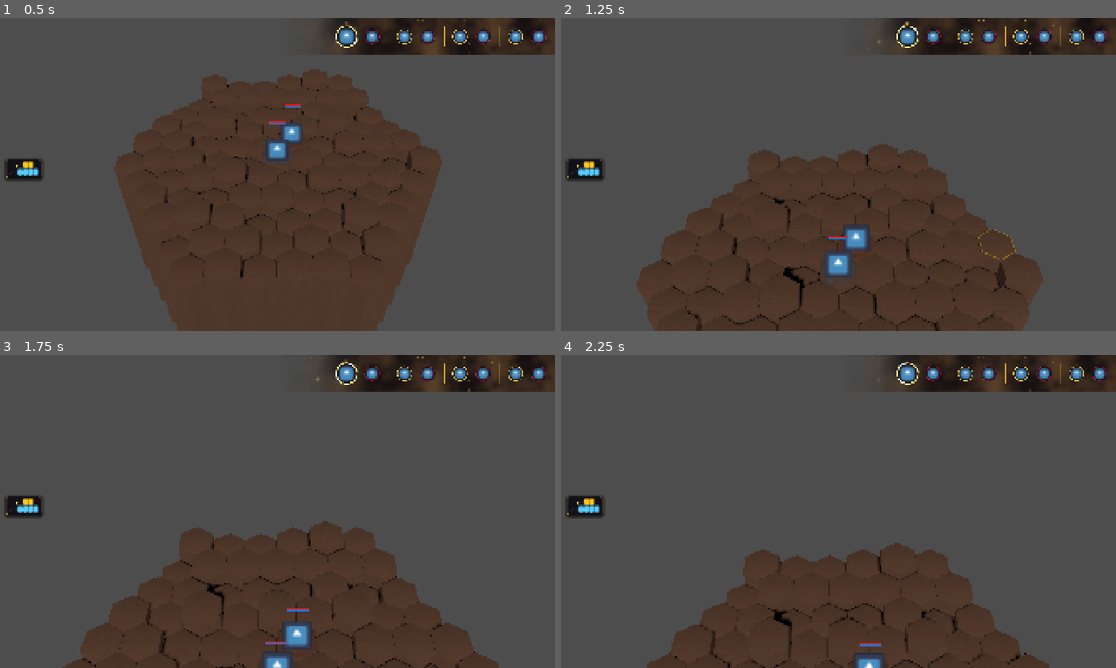
Above: before the commit, frames 1-4 (two rows, left to right).
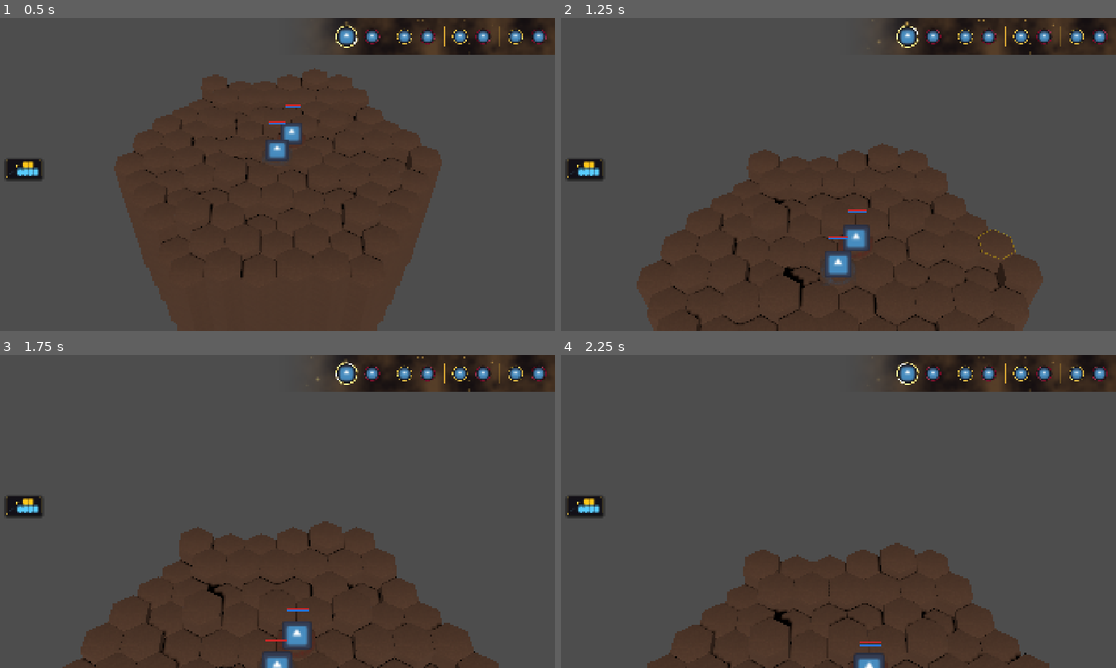
Above: after the commit, the same moments.

Repository: Kobraxos/Mythologia
Game: Godot game, scene res://levels/test_room/test_level.tscn
Two runs of this game, one before a commit and one after it. Both use one fixed random seed, a clock stepped at 60 frames per second and the inputs below. The project has no main scene, so this scene is started directly. The engine's default icon, where the game draws it, is replaced by a stand-in: a white triangle on a blue panel in a dark square.
Inputs (mouse positions are in pixels of both pictures, inside the frame that each line leads up to):
- Up to frame 1 (0.5 s): no input
- Up to frame 2 (1.25 s): tap Enter at 0.5 s; move the mouse to (960, 158) at 0.52 s; hold Up (ui_up) from 0.53 s (still down); tap S (camera_backward) at 0.6 s
- Up to frame 3 (1.75 s): move the mouse to (166, 527) at 1.27 s; release Up (ui_up) at 1.28 s; tap W (camera_forward) at 1.35 s
- Up to frame 4 (2.25 s): move the mouse to (894, 442) at 2.02 s; hold Up (ui_up) from 2.03 s (still down); tap A (camera_left) at 2.1 s

Frame 1 is identical in both runs. In frame 2, less than 0.1% of the frame differs, in the area x 51-56%, y 61-63%; in frame 3, less than 0.1%, in the area x 47-52%, y 90-93%; in frame 4, less than 0.1%.

Commit message:
feat: implement turn-based stun mechanics, visual feedback, and timeline management in turn and combat systems

Diff:
--- a/core/autoloads/turn_events.gd
+++ b/core/autoloads/turn_events.gd
@@ -26,3 +26,8 @@
 ## queue: La liste des unités.
 ## round_breaks: Une liste d'indices indiquant APRES quel portrait un nouveau round commence.
 signal timeline_updated(queue: Array[Unit], round_breaks: Array[int])
+
+@warning_ignore("unused_signal")
+## Émis lorsqu'une unité perd son tour à cause d'un étourdissement (Stun).
+## Permet à l'UI d'afficher un feedback visuel avant le passage automatique au tour suivant.
+signal turn_skipped_stun(unit: Unit)
--- /dev/null
+++ b/create_test_status.gd
@@ -0,0 +1,35 @@
+@tool
+extends SceneTree
+
+func _init():
+	var status = StatusEffectData.new()
+	status.id = &"test_stun"
+	status.effect_name = "Eblouissement Divin"
+	status.description = "Etourdi par la lumiere. Ne peut pas agir au prochain tour."
+	status.type = StatusEffectData.EffectType.DEBUFF
+	status.duration_in_turns = 1
+	status.merge_strategy = StatusEffectData.MergeStrategy.REPLACE
+	status.is_stunned = true
+
+	DirAccess.make_dir_absolute("res://data/statuses")
+	ResourceSaver.save(status, "res://data/statuses/test_stun_status.tres")
+
+	var payload = SkillEffectPayload.new()
+	payload.target = SkillEffectPayload.PayloadTarget.MAIN_TARGET
+	payload.application_chance = 1.0
+	payload.condition = SkillEffectPayload.TriggerCondition.ALWAYS
+	payload.status_effect = status
+
+	DirAccess.make_dir_absolute("res://data/skills/payloads")
+	ResourceSaver.save(payload, "res://data/skills/payloads/rayon_solaire_stun_payload.tres")
+
+	var rayon_solaire: SkillData = load("res://data/skills/attacks/rayon_solaire.tres")
+	if rayon_solaire:
+		rayon_solaire.effect_payloads.clear()
+		rayon_solaire.effect_payloads.append(payload)
+		ResourceSaver.save(rayon_solaire, "res://data/skills/attacks/rayon_solaire.tres")
+		print("Successfully created status, payload, and updated Rayon Solaire.")
+	else:
+		print("Failed to load rayon_solaire.tres")
+
+	quit()
--- a/data/skills/attacks/rayon_solaire.tres
+++ b/data/skills/attacks/rayon_solaire.tres
@@ -2,6 +2,7 @@
 
 [ext_resource type="Script" uid="uid://ceno6dy3f25l0" path="res://data/skills/skill_effect_payload.gd" id="1_0acep"]
 [ext_resource type="Script" uid="uid://eceh4kcvv4yn" path="res://data/skills/skill_data.gd" id="1_skdata"]
+[ext_resource type="Resource" uid="uid://asdfghjkl345" path="res://data/skills/payloads/rayon_solaire_stun_payload.tres" id="2_payload"]
 
 [resource]
 script = ExtResource("1_skdata")
@@ -22,3 +23,4 @@
 skill_element = 7
 mythic_damage_multiplier = 1.5
 knockback_distance = 4
+effect_payloads = Array[ExtResource("1_0acep")]([ExtResource("2_payload")])
--- /dev/null
+++ b/data/skills/payloads/rayon_solaire_stun_payload.tres
@@ -0,0 +1,12 @@
+[gd_resource type="Resource" script_class="SkillEffectPayload" format=3 uid="uid://sdfghjkl345"]
+
+[ext_resource type="Script" uid="uid://ceno6dy3f25l0" path="res://data/skills/skill_effect_payload.gd" id="1_script"]
+[ext_resource type="Resource" uid="uid://cqwertyuiop12" path="res://data/statuses/test_stun_status.tres" id="2_status"]
+
+[resource]
+script = ExtResource("1_script")
+target = 0
+application_chance = 1.0
+condition = 0
+required_status_id = &""
+status_effect = ExtResource("2_status")
--- /dev/null
+++ b/data/statuses/test_stun_status.tres
@@ -0,0 +1,27 @@
+[gd_resource type="Resource" script_class="StatusEffectData" format=3 uid="uid://cqwertyuiop12"]
+
+[ext_resource type="Script" path="res://data/statuses/status_effect_data.gd" id="1_script"]
+
+[resource]
+script = ExtResource("1_script")
+id = &"test_stun"
+effect_name = "Éblouissement Divin"
+description = "Étourdi par le rayon. Ne peut pas agir au prochain tour."
+type = 1
+duration_in_turns = 1
+merge_strategy = 2
+is_dispellable = true
+is_untargetable = false
+activation_condition = 0
+stat_scaling = 0
+modifiers = []
+is_stunned = true
+is_rooted = false
+is_silenced = false
+is_disarmed = false
+damage_per_turn = 0
+healing_per_turn = 0
+dot_element = 0
+triggers = []
+prevents_death = false
+set_health_on_prevent = 1
--- a/entities/components/health_component.gd
+++ b/entities/components/health_component.gd
@@ -21,7 +21,20 @@
 		return
 
 	_current_health -= amount
+
 	if _current_health <= 0:
+		# AAA : Vérification de la prévention de mort AVANT de déclarer le décès.
+		# Le composant interroge son parent (l'Unité) via duck-typing.
+		var parent: Node = get_parent()
+		if parent and parent.get("status_receiver") != null:
+			var sr: StatusReceiverComponent = parent.status_receiver
+			var prevent_data: StatusEffectData = sr.consume_death_prevent()
+			if prevent_data:
+				# Le bouclier est consommé — l'unité survit à la valeur configurée.
+				_current_health = clampi(prevent_data.set_health_on_prevent, 1, _stats.max_health)
+				health_changed.emit(_current_health, _stats.max_health)
+				return # Mort évitée, on s'arrête ici.
+
 		_current_health = 0
 		_is_dead = true
 
--- a/entities/components/skill_caster_component.gd
+++ b/entities/components/skill_caster_component.gd
@@ -27,6 +27,13 @@
 	if _cooldowns.get(skill, 0) > 0:
 		return false # Sort en récupération
 
+	# CC Guard : Un stun ou un silence bloque le lancement de sorts.
+	var parent: Node = get_parent()
+	if parent and parent.get("status_receiver") != null:
+		var sr: StatusReceiverComponent = parent.status_receiver
+		if sr.is_stunned() or sr.is_silenced():
+			return false
+
 	if action_economy:
 		if not action_economy.has_enough_ap(skill.ap_cost):
 			return false # PA insuffisants
--- a/entities/components/status_receiver_component.gd
+++ b/entities/components/status_receiver_component.gd
@@ -1,5 +1,9 @@
 class_name StatusReceiverComponent
 extends Node
+
+## Autorité unique sur les statuts actifs d'une unité.
+## Gère l'application (avec MergeStrategy), le tick de durée, les DoT/HoT,
+## la prévention de mort, et expose l'API de Crowd Control pour les systèmes extérieurs.
 
 # SIGNALS
 signal status_applied(status: StatusEffectData)
@@ -10,7 +14,7 @@
 @export var stat_manager: StatManagerComponent
 @export var health_component: HealthComponent
 
-# CLASSES
+# INNER CLASS
 class ActiveStatus extends RefCounted:
 	var data: StatusEffectData
 	var remaining_turns: int
@@ -23,23 +27,87 @@
 # PRIVATE VARIABLES
 var _active_statuses: Array[ActiveStatus] = []
 
-# PUBLIC FUNCTIONS
+# ─────────────────────────────────────────────
+# PUBLIC API — Application
+# ─────────────────────────────────────────────
+
 func apply_status(status_data: StatusEffectData) -> void:
 	if not status_data:
 		return
 
-	var new_status: ActiveStatus = ActiveStatus.new(status_data)
+	# MergeStrategy : si le statut possède un ID unique, on cherche un doublon
+	if status_data.id != &"":
+		for i: int in range(_active_statuses.size()):
+			var existing: ActiveStatus = _active_statuses[i]
+			if existing.data.id == status_data.id:
+				_apply_merge_strategy(existing, status_data, i)
+				return
 
-	# Si le statut a des altérations de statistiques, on les injecte et on garde la trace (Les IDs).
-	if stat_manager:
-		for mod_data: StatusModifierData in status_data.modifiers:
-			var mod_id: int = stat_manager.add_modifier(mod_data.stat, mod_data.type, mod_data.value)
-			new_status.modifier_ids.append(mod_id)
+	# Aucun doublon trouvé → application fraîche
+	_apply_new_status(status_data)
 
-	_active_statuses.append(new_status)
-	status_applied.emit(status_data)
+func clear_all_statuses() -> void:
+	for i: int in range(_active_statuses.size() - 1, -1, -1):
+		_remove_status_at(i)
 
-## TICK ORDER (DÉBUT) : Déclenche les DoT et HoT (Poison, Régénération) avant l'action du joueur.
+## Consomme et retourne le premier statut de prévention de mort trouvé.
+## Appelé par HealthComponent juste avant de déclarer la mort de l'unité.
+func consume_death_prevent() -> StatusEffectData:
+	for i: int in range(_active_statuses.size() - 1, -1, -1):
+		if _active_statuses[i].data.prevents_death:
+			var data: StatusEffectData = _active_statuses[i].data
+			_remove_status_at(i)
+			return data
+	return null
+
+# ─────────────────────────────────────────────
+# PUBLIC API — Crowd Control (Query)
+# ─────────────────────────────────────────────
+
+## Retourne vrai si au moins un statut actif empêche toute action.
+func is_stunned() -> bool:
+	for s: ActiveStatus in _active_statuses:
+		if s.data.is_stunned:
+			return true
+	return false
+
+## Retourne vrai si au moins un statut actif empêche le déplacement.
+func is_rooted() -> bool:
+	for s: ActiveStatus in _active_statuses:
+		if s.data.is_rooted:
+			return true
+	return false
+
+## Retourne vrai si au moins un statut actif empêche l'utilisation de compétences actives.
+func is_silenced() -> bool:
+	for s: ActiveStatus in _active_statuses:
+		if s.data.is_silenced:
+			return true
+	return false
+
+## Retourne vrai si au moins un statut actif empêche l'utilisation d'attaques de base.
+func is_disarmed() -> bool:
+	for s: ActiveStatus in _active_statuses:
+		if s.data.is_disarmed:
+			return true
+	return false
+
+## Retourne vrai si l'unité porte un statut avec l'ID donné.
+func has_status(id: StringName) -> bool:
+	for s: ActiveStatus in _active_statuses:
+		if s.data.id == id:
+			return true
+	return false
+
+## Retourne une copie en lecture seule de la liste des statuts actifs.
+func get_active_statuses() -> Array:
+	return _active_statuses.duplicate()
+
+# ─────────────────────────────────────────────
+# PUBLIC API — Tick (appelé par Unit)
+# ─────────────────────────────────────────────
+
+## TICK ORDER (DÉBUT) : Déclenche les DoT et HoT avant l'action du joueur.
 func apply_start_turn_effects() -> void:
 	if not health_component:
 		return
@@ -52,19 +120,51 @@
 
 ## TICK ORDER (FIN) : Réduit les durées et nettoie les effets expirés.
 func tick_durations() -> void:
-	# Boucle inversée obligatoire (Reverse Loop) pour éviter le décalage d'index lors de la suppression.
+	# Boucle inversée obligatoire pour éviter le décalage d'index lors de la suppression.
 	for i: int in range(_active_statuses.size() - 1, -1, -1):
 		var status: ActiveStatus = _active_statuses[i]
+		# Durée 0 = Infini (ne jamais expirer naturellement)
+		if status.data.duration_in_turns == 0:
+			continue
 		status.remaining_turns -= 1
-
 		if status.remaining_turns <= 0:
 			_remove_status_at(i)
 
-func clear_all_statuses() -> void:
-	for i: int in range(_active_statuses.size() - 1, -1, -1):
-		_remove_status_at(i)
+# ─────────────────────────────────────────────
+# PRIVATE FUNCTIONS
+# ─────────────────────────────────────────────
 
-# PRIVATE FUNCTIONS
+func _apply_new_status(status_data: StatusEffectData) -> void:
+	var new_status: ActiveStatus = ActiveStatus.new(status_data)
+
+	if stat_manager:
+		for mod_data: StatusModifierData in status_data.modifiers:
+			var mod_id: int = stat_manager.add_modifier(mod_data.stat, mod_data.type, mod_data.value)
+			new_status.modifier_ids.append(mod_id)
+
+	_active_statuses.append(new_status)
+	status_applied.emit(status_data)
+
+func _apply_merge_strategy(existing: ActiveStatus, new_data: StatusEffectData, index: int) -> void:
+	match new_data.merge_strategy:
+		StatusEffectData.MergeStrategy.IGNORE:
+			# Le statut existant est conservé tel quel.
+			return
+
+		StatusEffectData.MergeStrategy.REPLACE:
+			# On retire l'ancien et on applique un tout nouveau.
+			_remove_status_at(index)
+			_apply_new_status(new_data)
+
+		StatusEffectData.MergeStrategy.STACK_DURATION:
+			# On ajoute la durée du nouveau statut à l'existant.
+			existing.remaining_turns += new_data.duration_in_turns
+			status_applied.emit(new_data) # Notification pour rafraîchir l'UI
+
+		StatusEffectData.MergeStrategy.STACK_INTENSITY:
+			# On empile les deux instances (modificateurs cumulatifs).
+			_apply_new_status(new_data)
+
 func _remove_status_at(index: int) -> void:
 	var status: ActiveStatus = _active_statuses[index]
 
--- a/systems/combat/combat_manager.gd
+++ b/systems/combat/combat_manager.gd
@@ -216,8 +216,12 @@
 
 			# Vérification de la probabilité d'application
 			if randf() <= payload.application_chance:
+				var actual_target: Unit = target
+				if payload.target == SkillEffectPayload.PayloadTarget.CASTER:
+					actual_target = caster
+
 				# Duck typing de sécurité pour s'assurer que la cible gère bien les statuts
-				if target.get("status_receiver") != null:
-					target.status_receiver.apply_status(payload.status_effect)
+				if actual_target and actual_target.get("status_receiver") != null:
+					actual_target.status_receiver.apply_status(payload.status_effect)
 
 	return true
--- a/systems/grid/grid_controller.gd
+++ b/systems/grid/grid_controller.gd
@@ -167,6 +167,11 @@
 	if not is_instance_valid(_selected_unit) or not GridManager.pathfinder:
 		return
 
+	# CC Guard : Un enracinement ou un étourdissement bloque tout déplacement.
+	if _selected_unit.status_receiver:
+		if _selected_unit.status_receiver.is_rooted() or _selected_unit.status_receiver.is_stunned():
+			return
+
 	var path: Array[Vector3i] = GridManager.pathfinder.get_hex_path(_selected_unit.current_hex, target_hex, _selected_unit.stats, _selected_unit.faction, GridManager.unit_positions)
 	if path.is_empty():
 		return
@@ -207,9 +212,14 @@
 	if not is_instance_valid(_selected_unit) or not _selected_unit.skill_caster:
 		return
 
-	# AAA : Guard Clause d'Autorité Spatiale - Empêche l'exploitation via les raccourcis clavier
+	# AAA : Guard Clause d'Autorité Spatiale
 	if _selected_unit.faction != Unit.Faction.PLAYER or _selected_unit != _active_turn_unit:
 		return
+
+	# CC Guard : Un étourdissement ou un silence bloque le lancement de sorts.
+	if _selected_unit.status_receiver:
+		if _selected_unit.status_receiver.is_stunned() or _selected_unit.status_receiver.is_silenced():
+			return
 
 	# AAA : Transition pure vers le Ghost Stance
 	if _state == State.MOVE_TARGETING and _hovered_hex != INVALID_HEX and _reachable_hexes.has(_hovered_hex):
@@ -252,6 +262,11 @@
 	if _selected_unit.faction != Unit.Faction.PLAYER or _selected_unit != _active_turn_unit:
 		return
 
+	# CC Guard : Un étourdissement ou un enracinement bloque le déplacement.
+	if _selected_unit.status_receiver:
+		if _selected_unit.status_receiver.is_stunned() or _selected_unit.status_receiver.is_rooted():
+			return
+
 	if _state != State.DEFAULT:
 		cancel_targeting()
 
--- a/systems/turn_logic/turn_manager.gd
+++ b/systems/turn_logic/turn_manager.gd
@@ -68,10 +68,27 @@
 			TurnEvents.round_changed.emit(_current_round)
 
 		var active: Unit = _units[_active_unit_index]
-		if _is_unit_alive(active):
-			active.start_turn()
+		if not _is_unit_alive(active):
+			continue
+
+		active.start_turn()
+
+		# ─── AAA : Gestion du Stun (Étourdissement) ───────────────────────────────
+		# L'unité prend brièvement possession de son tour (active_unit_changed émis),
+		# le signal turn_skipped_stun déclenche le feedback visuel (texte flottant, UI),
+		# puis après un délai, le tour passe automatiquement.
+		if active.status_receiver and active.status_receiver.is_stunned():
 			TurnEvents.active_unit_changed.emit(active)
-			break
+			TurnEvents.turn_skipped_stun.emit(active)
+			_generate_and_emit_timeline()
+			await get_tree().create_timer(1.0).timeout
+			active.end_turn()
+			TurnEvents.turn_ended.emit(active)
+			next_turn()
+			return
+
+		TurnEvents.active_unit_changed.emit(active)
+		break
 
 	_generate_and_emit_timeline()
 
--- a/ui/floating_text/floating_text_manager.gd
+++ b/ui/floating_text/floating_text_manager.gd
@@ -13,6 +13,8 @@
 @export var crit_color: Color = Color(1.0, 0.8, 0.0)
 @export var heal_color: Color = Color(0.2, 1.0, 0.4)
 @export var dodge_color: Color = Color(0.8, 0.8, 0.8) # Gris/Blanc neutre
+## Couleur du texte d'étourdissement — Vert acide (distinctif, alerte immédiate).
+@export var stun_color: Color = Color(0.9, 1.0, 0.1) # Jaune-vert électrique
 @export var height_offset: float = 2.0
 
 # PRIVATE VARIABLES
@@ -30,6 +32,7 @@
 			{"name": "is_dodge", "type": TYPE_BOOL}
 		])
 	CombatEvents.connect("visual_text_requested", _on_visual_text_requested)
+	TurnEvents.turn_skipped_stun.connect(_on_turn_skipped_stun)
 
 	_initialize_pool()
 
@@ -71,3 +74,12 @@
 		return
 
 	ft.animate(target, camera, text_val, color, height_offset, is_crit, is_dodge)
+
+# SIGNAL HANDLERS (Stun)
+func _on_turn_skipped_stun(unit: Unit) -> void:
+	var ft: FloatingText = _get_available_text()
+	var camera: Camera3D = get_viewport().get_camera_3d()
+	if not ft or not camera or not is_instance_valid(unit):
+		return
+	# AAA : "ÉTOURDI" en grand, non-crité (pas de montant numérique)
+	ft.animate(unit, camera, "ÉTOURDI", stun_color, height_offset + 0.5, false, false)
--- /dev/null
+++ b/ui/unit_overlay/status_icon.gd
@@ -0,0 +1,120 @@
+class_name StatusIcon
+extends Control
+
+## Widget léger représentant un statut actif sur une unité.
+## Design Mythologia : Carré coloré (or divin / rouge Tartare) + compte de tours.
+## Si une icône Texture2D est disponible dans StatusEffectData, elle est affichée à la place.
+## Totalement autonome : se construit seul dans _ready(), configuré via setup().
+
+# CONSTANTS
+const ICON_SIZE: Vector2 = Vector2(22, 22)
+const CORNER_RADIUS: int = 4
+
+# PRIVATE VARIABLES
+var _color_rect: ColorRect = null
+var _texture_rect: TextureRect = null
+var _turn_label: Label = null
+var _status_data: StatusEffectData = null
+
+# GODOT BUILT-IN FUNCTIONS
+func _ready() -> void:
+	custom_minimum_size = ICON_SIZE + Vector2(0, 0)
+	mouse_filter = Control.MOUSE_FILTER_STOP
+	_build_ui()
+
+# PUBLIC API
+## Configure l'icône depuis un ActiveStatus (duck-typed pour éviter la dépendance de classe interne).
+func setup(active_status: Object) -> void:
+	if not active_status or not active_status.get("data"):
+		return
+
+	_status_data = active_status.data
+	_refresh_display(active_status.remaining_turns)
+
+	# Tooltip mythologique
+	var tip: String = _status_data.effect_name
+	if _status_data.description != "":
+		tip += "\n" + _status_data.description
+	tooltip_text = tip
+
+## Met à jour seulement le compteur de durée (appelé à chaque fin de tour).
+func refresh_turns(remaining: int) -> void:
+	if _turn_label:
+		_turn_label.text = "" if remaining <= 0 or (_status_data and _status_data.duration_in_turns == 0) else str(remaining)
+
+# PRIVATE FUNCTIONS
+func _build_ui() -> void:
+	# Fond coloré principal (fallback si pas d'icône)
+	_color_rect = ColorRect.new()
+	_color_rect.set_anchors_and_offsets_preset(Control.PRESET_FULL_RECT)
+	_color_rect.color = Color(0.3, 0.6, 0.3, 0.9) # Vert divin par défaut
+	add_child(_color_rect)
+
+	# Fond arrondi via clip_content + StyleBox
+	_apply_rounded_style()
+
+	# TextureRect pour icône réelle (invisible par défaut)
+	_texture_rect = TextureRect.new()
+	_texture_rect.set_anchors_and_offsets_preset(Control.PRESET_FULL_RECT)
+	_texture_rect.expand_mode = TextureRect.EXPAND_FIT_WIDTH_PROPORTIONAL
+	_texture_rect.stretch_mode = TextureRect.STRETCH_KEEP_ASPECT_CENTERED
+	_texture_rect.visible = false
+	add_child(_texture_rect)
+
+	# Label de durée (coin bas-droit)
+	_turn_label = Label.new()
+	_turn_label.set_anchors_and_offsets_preset(Control.PRESET_BOTTOM_RIGHT)
+	_turn_label.offset_left = -14
+	_turn_label.offset_top = -12
+	_turn_label.add_theme_font_size_override("font_size", 9)
+	_turn_label.add_theme_color_override("font_color", Color.WHITE)
+	_turn_label.add_theme_color_override("font_shadow_color", Color(0, 0, 0, 0.9))
+	_turn_label.add_theme_constant_override("shadow_offset_x", 1)
+	_turn_label.add_theme_constant_override("shadow_offset_y", 1)
+	add_child(_turn_label)
+
+func _apply_rounded_style() -> void:
+	# Clip arrondi par un Panel invisible en dessous
+	var panel := Panel.new()
+	panel.set_anchors_and_offsets_preset(Control.PRESET_FULL_RECT)
+	panel.z_index = -1
+
+	var style := StyleBoxFlat.new()
+	style.bg_color = Color.TRANSPARENT
+	style.corner_radius_top_left = CORNER_RADIUS
+	style.corner_radius_top_right = CORNER_RADIUS
+	style.corner_radius_bottom_left = CORNER_RADIUS
+	style.corner_radius_bottom_right = CORNER_RADIUS
+	style.border_width_left = 1
+	style.border_width_top = 1
+	style.border_width_right = 1
+	style.border_width_bottom = 1
+	style.border_color = Color(1.0, 1.0, 1.0, 0.15)
+	panel.add_theme_stylebox_override("panel", style)
+	add_child(panel)
+
+func _refresh_display(remaining_turns: int) -> void:
+	if not _status_data:
+		return
+
+	# Couleur selon le type de statut (palette Mythologia)
+	var icon_color := Color(0.20, 0.70, 0.30, 0.92) # Vert Elysée (BUFF)
+	match _status_data.type:
+		StatusEffectData.EffectType.DEBUFF:
+			icon_color = Color(0.55, 0.07, 0.12, 0.92) # Rouge Tartare (DEBUFF)
+		StatusEffectData.EffectType.NEUTRAL:
+			icon_color = Color(0.35, 0.35, 0.45, 0.92) # Gris Pierre Neutre
+		StatusEffectData.EffectType.HIDDEN_TRIGGER:
+			icon_color = Color(0.60, 0.45, 0.10, 0.92) # Bronze antique
+
+	# Icône texturée si disponible
+	if _status_data.icon and _texture_rect:
+		_texture_rect.texture = _status_data.icon
+		_texture_rect.visible = true
+		if _color_rect:
+			_color_rect.color = icon_color.darkened(0.3)
+	elif _color_rect:
+		_color_rect.color = icon_color
+
+	# Durée restante
+	refresh_turns(remaining_turns)
--- a/ui/unit_overlay/unit_overlay.gd
+++ b/ui/unit_overlay/unit_overlay.gd
@@ -22,6 +22,10 @@
 var _mana_tween: Tween
 var _is_initialized: bool = false
 var _health_initialized: bool = false
+
+# Status icons
+var _status_container: HBoxContainer = null
+var _status_icons: Dictionary = {} # StatusEffectData -> StatusIcon
 
 func setup(unit: Unit) -> void:
 	_target = unit
@@ -89,6 +93,9 @@
 
 	# AAA : Le pivot au centre garantit que le zoom s'applique uniformément depuis le milieu de la barre
 	pivot_offset = size / 2.0
+
+	# Statuts actifs : construction du conteneur d'icônes
+	_build_status_container()
 
 	# Différer l'initialisation permet aux vraies valeurs (injectées peu après le spawn) de ne pas déclencher les Tweens.
 	call_deferred("_finalize_initialization")
@@ -154,3 +161,70 @@
 				_mana_tween.kill()
 			_mana_tween = create_tween().set_trans(Tween.TRANS_CUBIC).set_ease(Tween.EASE_OUT)
 			_mana_tween.tween_property(mana_bar, "value", float(current), 0.3)
+
+# ─────────────────────────────────────────────
+# STATUS ICONS
+# ─────────────────────────────────────────────
+
+func _build_status_container() -> void:
+	_status_container = HBoxContainer.new()
+	_status_container.add_theme_constant_override("separation", 2)
+	_status_container.mouse_filter = Control.MOUSE_FILTER_IGNORE
+
+	var vbox: Node = get_node_or_null("VBoxContainer")
+	if vbox:
+		vbox.add_child(_status_container)
+	else:
+		add_child(_status_container)
+
+	if not is_instance_valid(_target) or not _target.status_receiver:
+		return
+
+	# Connexion aux signaux d'application et de suppression
+	_target.status_receiver.status_applied.connect(_on_status_applied)
+	_target.status_receiver.status_removed.connect(_on_status_removed)
+
+	# Connexion pour rafraîchir les compteurs de tour en fin de tour
+	TurnEvents.turn_ended.connect(_on_turn_ended)
+
+	# Affichage des statuts déjà actifs au moment du spawn de l'overlay
+	for active_s: Object in _target.status_receiver.get_active_statuses():
+		_add_status_icon(active_s)
+
+func _add_status_icon(active_status: Object) -> void:
+	if not active_status or not active_status.get("data"):
+		return
+
+	# Évite les doublons (cas STACK_DURATION)
+	var data: StatusEffectData = active_status.data
+	if _status_icons.has(data):
+		_status_icons[data].refresh_turns(active_status.remaining_turns)
+		return
+
+	var icon := StatusIcon.new()
+	_status_container.add_child(icon)
+	icon.setup(active_status)
+	_status_icons[data] = icon
+
+func _on_status_applied(status: StatusEffectData) -> void:
+	if not is_instance_valid(_target) or not _target.status_receiver:
+		return
+	# Retrouve l'ActiveStatus correspondant
+	for active_s: Object in _target.status_receiver.get_active_statuses():
+		if active_s.data == status:
+			_add_status_icon(active_s)
+			return
+
+func _on_status_removed(status: StatusEffectData) -> void:
+	if _status_icons.has(status):
+		_status_icons[status].queue_free()
+		_status_icons.erase(status)
+
+func _on_turn_ended(_unit: Unit) -> void:
+	# Rafraîchit le compteur de tous les statuts actifs
+	if not is_instance_valid(_target) or not _target.status_receiver:
+		return
+	for active_s: Object in _target.status_receiver.get_active_statuses():
+		var data: StatusEffectData = active_s.data
+		if _status_icons.has(data):
+			_status_icons[data].refresh_turns(active_s.remaining_turns)
Not shown, added: create_test_status.gd.uid
Not shown, added: test_array.gd.uid
Not shown, added: test_line.gd.uid
Not shown, added: ui/unit_overlay/status_icon.gd.uid
